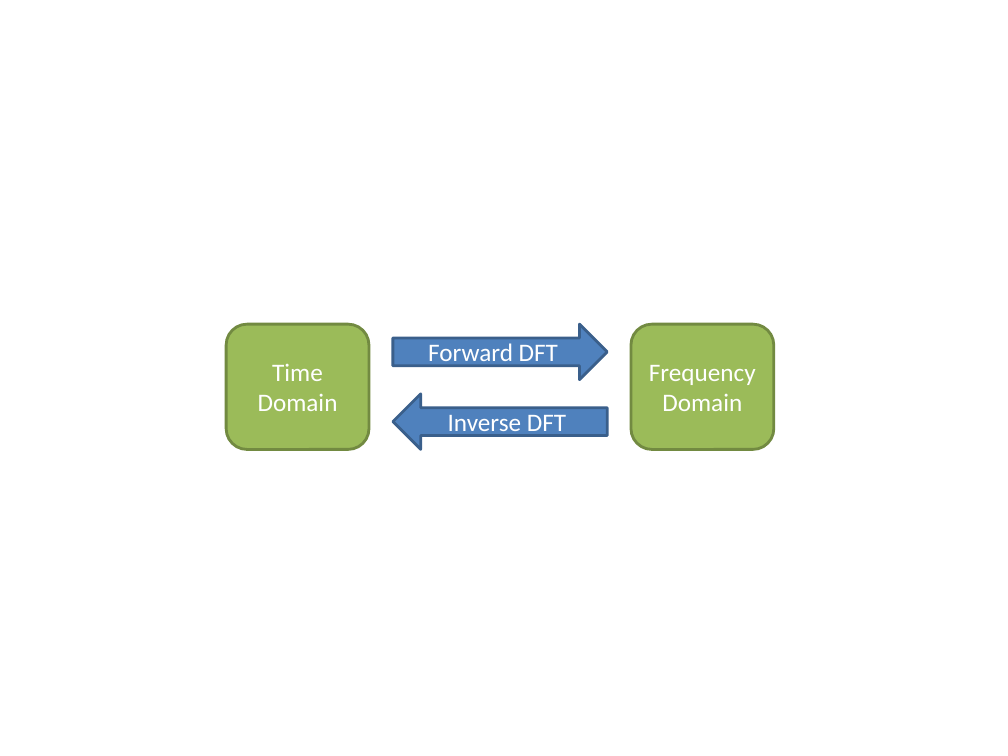
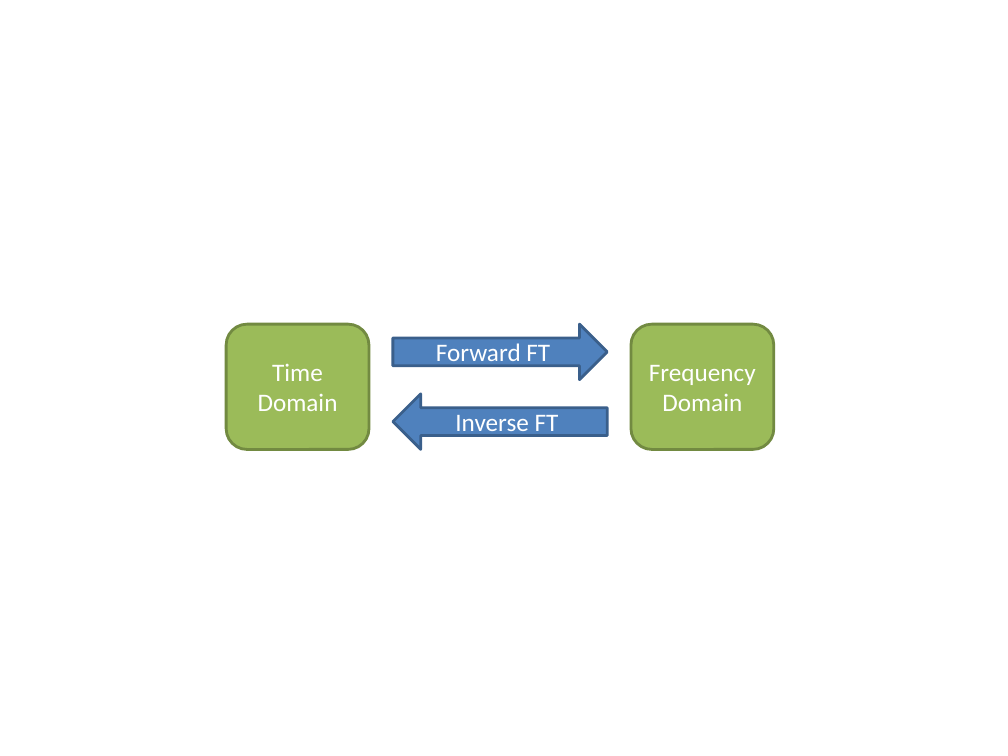
Before and after one commit to UbiquitousComputingSS14/Documentation, a slide deck: slide 28 of res/HeartRateMonitor.pptx. Drawn at 1008x756 pixels with LibreOffice and Linux fonts; fonts in the diff are those of the drawing. Boxes give left, top, right and bottom in pixels: in the first picture for what was removed or moved away, otherwise in the second. Text is boxed around its words. In the diff, an @@ line names an element or a change of style, - is before the commit and + after.

```diff
--- a/res/HeartRateMonitor.pptx
+++ b/res/HeartRateMonitor.pptx
@@ text in right arrow at box(436, 343, 550, 368): text changed @@
-Forward DFT
+Forward FT
@@ text in left arrow at box(455, 415, 559, 438): text changed @@
-Inverse DFT
+Inverse FT
```
Also in this commit, not shown: 4 other files.
